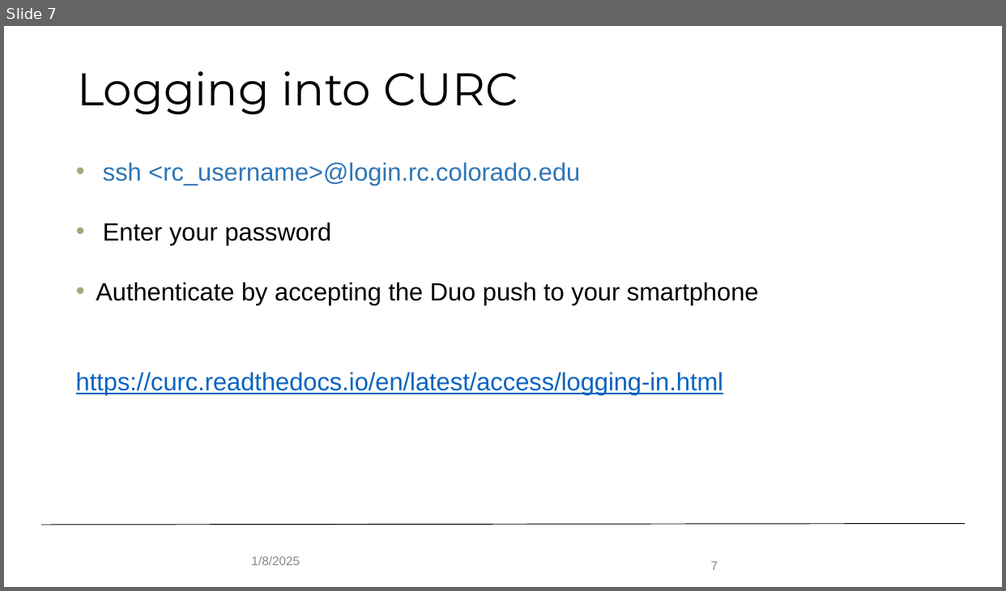
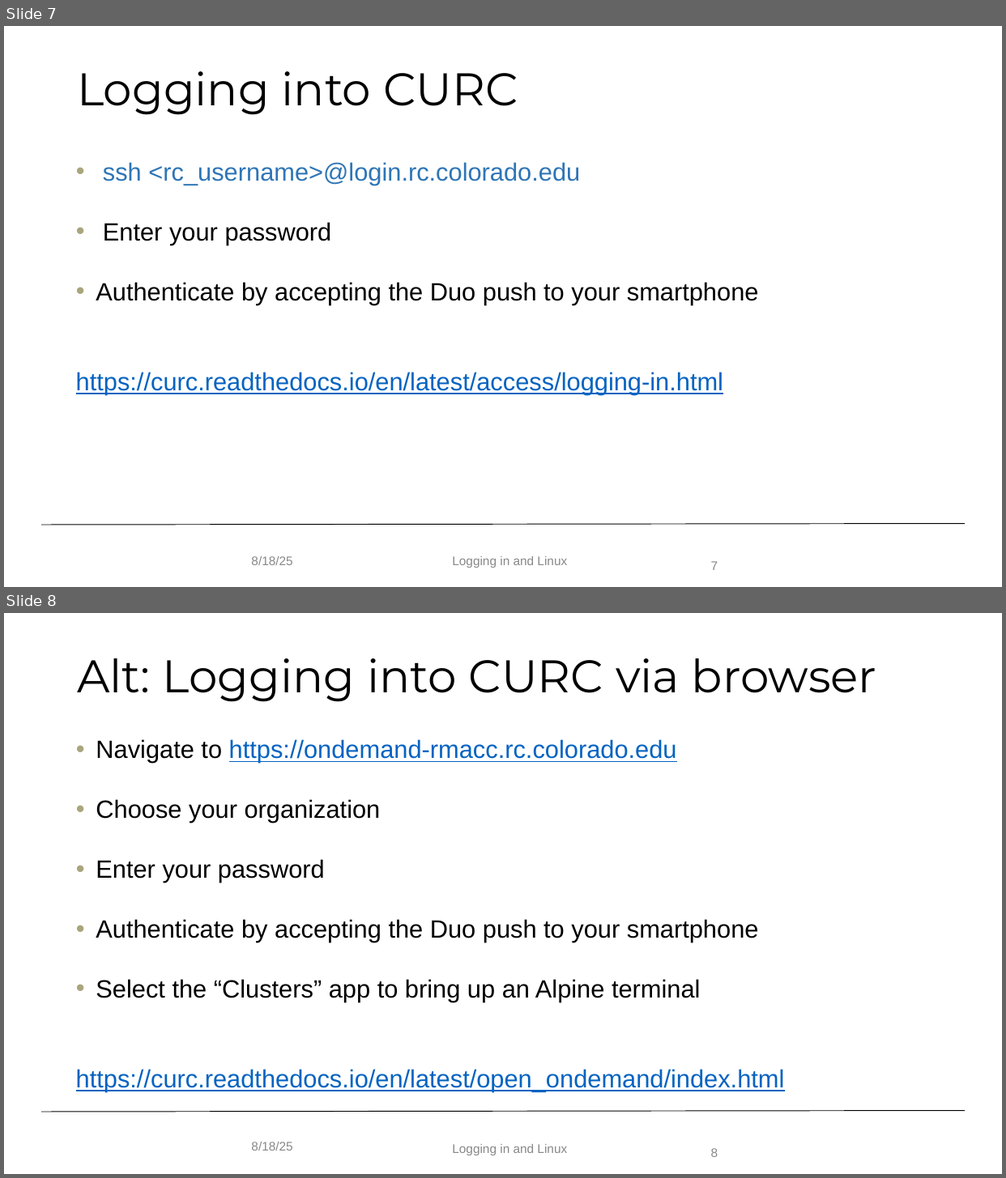
Before and after one commit to ResearchComputing/hpc_fundamentals_micro_credential, a slide deck: logging_in_and_linux/logging_in_linux.pptx. Shown one above the other, each under a label of ours: slide 7 before the commit, slides 7 and 8 after it. The pictures are 1006x591 and 1006x1178 pixels, drawn with LibreOffice and Linux fonts; fonts in the diff are those of the drawing; background and template pictures are left out. Boxes give left, top, right and bottom in pixels: in the first picture for what was removed or moved away, otherwise in the second. Text is boxed around its words. In the diff, an @@ line names an element or a change of style, - is before the commit and + after.

Commit message:
Aug 2025 edits to Linux presentation

```diff
--- a/logging_in_and_linux/logging_in_linux.pptx
+++ b/logging_in_and_linux/logging_in_linux.pptx
@@ slide 8 added at box(4, 613, 1002, 1174), background #FFFFFF; not listed: 1 template element that a slide beside it also shows @@
@@ title added at box(77, 658, 876, 702), 44 pt, text #000000 @@
+Alt: Logging into CURC via browser
@@ text added at box(76, 739, 785, 1093), 24 pt, text #000000 @@
+  • Navigate to https://ondemand-rmacc.rc.colorado.edu
+• Choose your organization
+• Enter your password
+• Authenticate by accepting the Duo push to your smartphone
+• Select the “Clusters” app to bring up an Alpine terminal
+  https://curc.readthedocs.io/en/latest/open_ondemand/index.html
@@ text added at box(251, 1142, 292, 1151), 12 pt, text #888888 @@
+8/18/25
@@ text added at box(452, 1144, 567, 1156), 12 pt, text #888888 @@
+Logging in and Linux
@@ page number added at box(711, 1148, 718, 1157), 12 pt, text #888888 @@
+8
@@ slide 7 changed as well @@
@@ text at box(251, 557, 292, 565): text changed @@
-1/8/2025
+8/18/25
@@ text added at box(452, 557, 567, 568), 12 pt, text #888888 @@
+Logging in and Linux
```
Also in this commit, not shown: 27 other slides changed, 2 other slides added, 3 slides removed, 1 other file.
